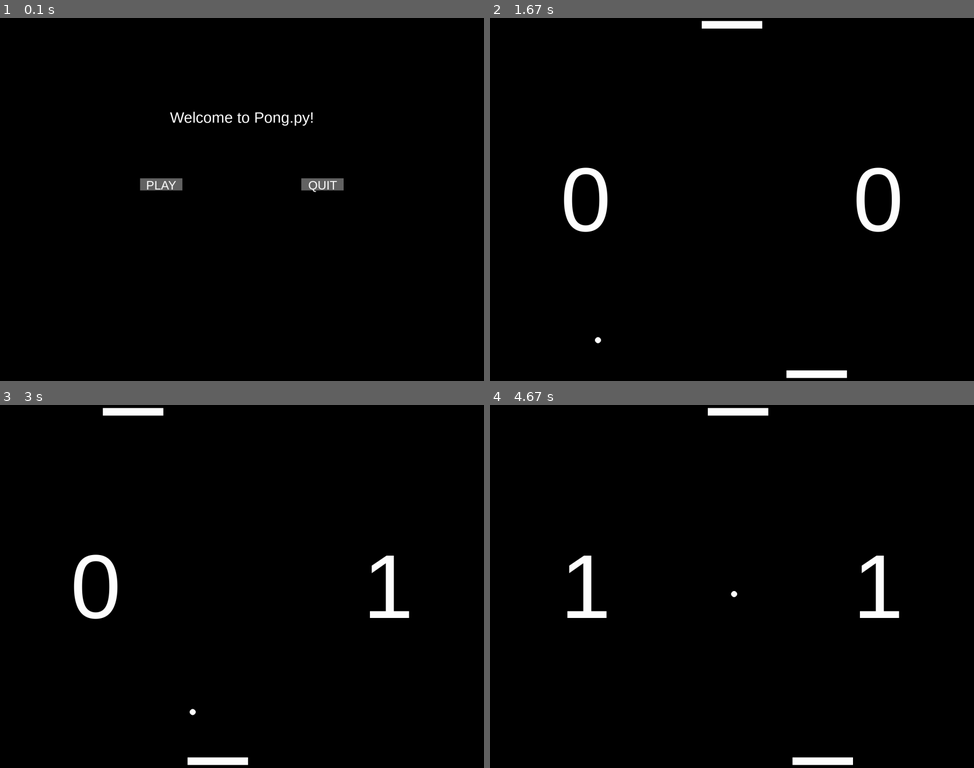
Above: before the commit, frames 1-4 (two rows, left to right).
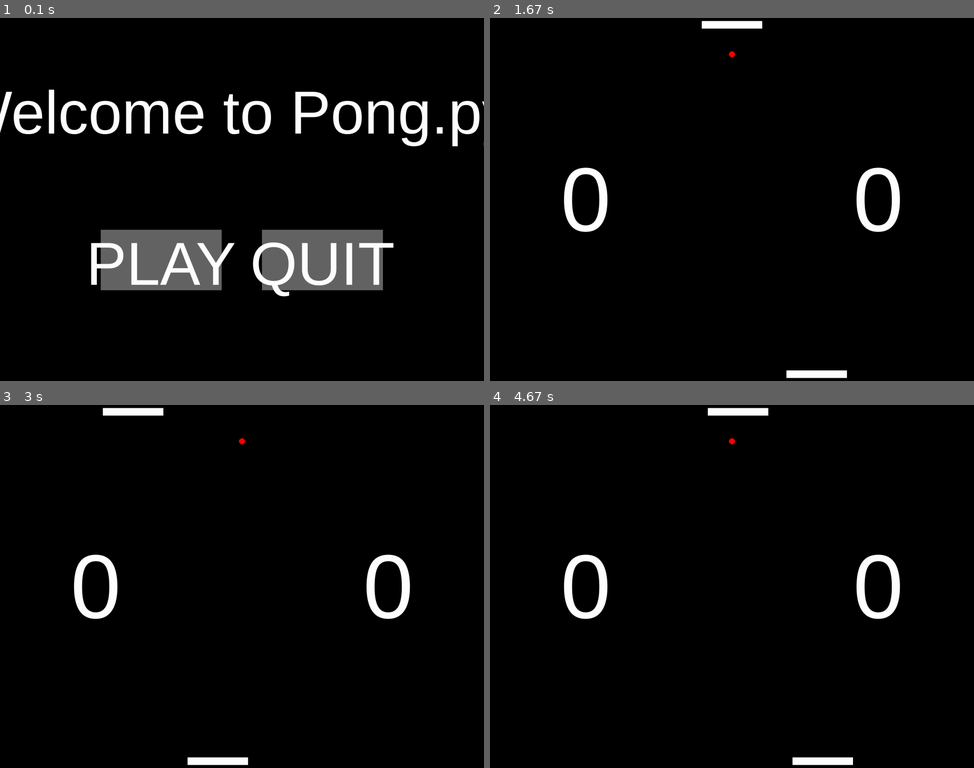
Above: after the commit, the same moments.

Repository: Caidora/pyGame-Pong
Game: pygame game, started from src/main.py
Same seed, same stepped clock (60 frames per second), same inputs: the game is played once before the commit and once after it.
Inputs (mouse positions are in pixels of both pictures, inside the frame that each line leads up to):
- Up to frame 1 (0.1 s): no input
- Up to frame 2 (1.67 s): click "PLAY" at 0.88 s; hold Right 1.17-1.63 s; move the mouse to (615, 203) at 1.2 s
- Up to frame 3 (3 s): hold Left 1.67-2.2 s; hold A 1.67-2.2 s; hold Left 2.23-2.63 s; hold A 2.23-2.63 s; hold Right from 2.67 s (still down); hold D from 2.67 s (still down)
- Up to frame 4 (4.67 s): release Right at 3.3 s; release D at 3.3 s; hold Left 3.33-3.8 s; hold A 3.33-3.8 s; hold Right 3.83-4.3 s; hold D 3.83-4.3 s; hold Right from 4.33 s (still down); hold D from 4.33 s (still down)

The runs differ from the first frame. In frame 1, 13% of the frame differs, in the area x 0-100%, y 19-77%; in frame 2, less than 0.1%; in frame 3, 0.9%; in frame 4, 1.8%.

Commit message:
Made Ball Red Changed title menu made ball speed adjustable

Diff:
--- a/src/Ball.py
+++ b/src/Ball.py
@@ -1,14 +1,14 @@
 import random
 class Ball:
-    def __init__(self, width, height):
-        self.ballX, self.ballY = width/2, height/2
+    def __init__(self, width, height, speed=5):
+        self.ballX, self.ballY, self.speed= width/2, 0+(height/10), speed
         self.ballWidth, self.ballheight = 10, 10
         self.ballDirX, self.ballDirY = random.uniform(-1,1), 1
 
     def frameMove(self):
 
-        self.ballX = self.ballX+ self.ballDirX*5
-        self.ballY = self.ballY+ self.ballDirY*5
+        self.ballX = self.ballX+ self.ballDirX*self.speed
+        self.ballY = self.ballY+ self.ballDirY*self.speed
 
     def getX(self):
         return(self.ballX)
--- a/src/Button.py
+++ b/src/Button.py
@@ -6,25 +6,27 @@
         self.x = x
         self.y = y
         self.adjustedX = x-(buttonWidth/2)
-        self.adjustedY = y-(buttonWidth/2)
+        self.adjustedY = y-(buttonHeight/2)
         self.screen = screen
         self.buttonWidth = buttonWidth
         self.buttonHeight = buttonHeight
         self.text = text
-        self.font = pygame.font.SysFont('arial', 40)
+        self.font = pygame.font.SysFont('arial', self.buttonHeight)
 
     def draw(self, mouse):
         white = 255,255,255
         darker = 100,100,100
-        if self.adjustedX <= mouse[0] <= self.adjustedX+140 and self.adjustedY <= mouse[1] <= self.adjustedY+40:
-            pygame.draw.rect(self.screen,white,[self.adjustedX,self.adjustedY,140,40])
+        if self.adjustedX <= mouse[0] <= self.adjustedX+self.buttonWidth and self.adjustedY <= mouse[1] <= self.adjustedY+self.buttonHeight:
+            pygame.draw.rect(self.screen,white,[self.adjustedX,self.adjustedY,self.buttonWidth,self.buttonHeight])
             self.renderText(darker)
 
         else:
-            pygame.draw.rect(self.screen,darker,[self.adjustedX,self.adjustedY,140,40])
+            pygame.draw.rect(self.screen,darker,[self.adjustedX,self.adjustedY,self.buttonWidth,self.buttonHeight])
             self.renderText(white)
 
-
+    def renderText(self, color):
+        renderedText = self.font.render(self.text, True, color)
+        self.screen.blit(renderedText, ((self.adjustedX+(self.buttonWidth-renderedText.get_width())/2), self.adjustedY))
 
     def pressed(self, mouse):
         if self.adjustedX <= mouse[0] <= self.adjustedX+self.buttonWidth and self.adjustedY <= mouse[1] <= self.adjustedY+self.buttonHeight:
@@ -41,7 +43,3 @@
 
     def getY(self):
         return(self.adjustedY)
-
-    def renderText(self, color):
-        renderedText = self.font.render(self.text, True, color)
-        self.screen.blit(renderedText, ((self.adjustedX+(self.buttonWidth-renderedText.get_width())/2), self.adjustedY))
--- a/src/main.py
+++ b/src/main.py
@@ -12,6 +12,7 @@
 size = width, height = 1600, 1200
 screen = pygame.display.set_mode(size)
 font = pygame.font.SysFont('arial', 300)
+red = 255,0,0
 
 
 paddleHeight, paddleWidth = 25, 200
@@ -27,9 +28,9 @@
 ball = False
 while(not(ingame)):
     clock.tick(165)
-    font = pygame.font.SysFont('arial', 50)
-    quitButton = Button(screen, 2*(width/3), height/2, "QUIT")
-    playButton = Button(screen, width/3, height/2, "PLAY")
+    font = pygame.font.SysFont('arial', 200)
+    quitButton = Button(screen, 2*(width/3), height/1.5, "QUIT", 400, 200)
+    playButton = Button(screen, width/3, height/1.5, "PLAY", 400, 200)
 
     for ev in pygame.event.get():
         if ev.type == pygame.QUIT:
@@ -48,24 +49,25 @@
     screen.fill(black)
     Text = "Welcome to Pong.py!"
     renderedText = font.render(Text, True, white)
-    screen.blit(renderedText, (width/2-(renderedText.get_width()/2), height/4))
+    screen.blit(renderedText, (width/2-(renderedText.get_width()/2), height/6))
 
     quitButton.draw(pygame.mouse.get_pos())
     playButton.draw(pygame.mouse.get_pos())
 
     pygame.display.update()
-
-
+currentWait = 0
+Wait = 495
 while ingame:
     clock.tick(165)
     font = pygame.font.SysFont('arial', 300)
+
 
     for event in pygame.event.get():
         if event.type == pygame.QUIT:
             pygame.quit()
             exit()
     if(ball == False):
-        currentBall = Ball(width, height)
+        currentBall = Ball(width, height, 4)
         ball = True
 
     keys = pygame.key.get_pressed()
@@ -77,8 +79,10 @@
         enemy.x -=5
     if keys[pygame.K_d] and enemy.x<width-paddleWidth-10:
         enemy.x +=5
-
-    currentBall.frameMove()
+    if(currentWait<=Wait):
+        currentWait+=1
+    else:
+        currentBall.frameMove()
 
     if(currentBall.getY()>height-currentBall.getWidth()-paddleHeight-10):
         if(currentBall.getX()>player.x and currentBall.getX()<player.x+paddleWidth):
@@ -102,7 +106,7 @@
     screen.blit(letterEnemy, ((3*width)/4,height/2-letterPlayer.get_height()/2))
     screen.blit(letterPlayer, (width/4-letterPlayer.get_width(),height/2-letterPlayer.get_height()/2))
 
-    pygame.draw.circle(screen, white, (currentBall.getX(), currentBall.getY()), currentBall.getWidth(), 0)
+    pygame.draw.circle(screen, red, (currentBall.getX(), currentBall.getY()), currentBall.getWidth(), 0)
     pygame.draw.rect(screen, white, player)
     pygame.draw.rect(screen, white, enemy)
     pygame.display.update()
